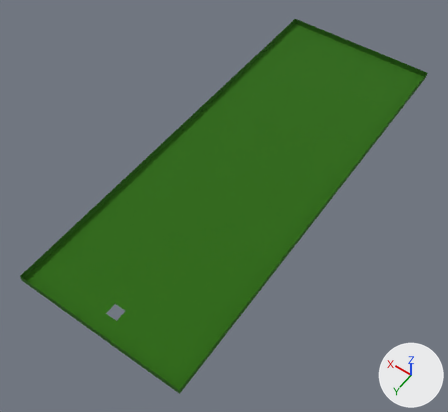
One commit to the Blender file assets/blend_files/basic_level_1.blend: the scene before it, then after it.
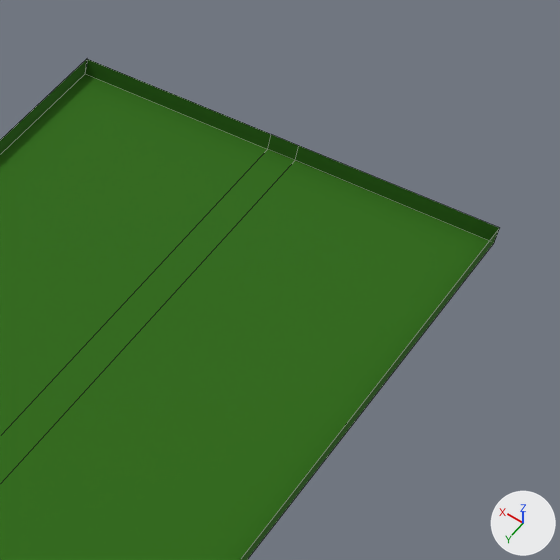
The first picture shows the older version from a camera (50 mm lens) standing at (-65.3, 105.1, 138.5) and looking at (1.2, 11.9, -8.0). The close-ups show both versions on the part from 60% to 100% of the width and 0% to 44% of the height of that picture; other places that the commit changed are outside them. The axes (+X, +Y, +Z) are drawn at lower right. The lights are the same throughout. The close-ups show mesh edges as thin lines.

The scene before the commit, as lines of its bpy script (objects in view):
```python
me_green = bpy.data.meshes.new('green')
me_green.from_pydata(...)  # 30 vertices, 20 faces; spans x -1.0..1.0, y -1.0..1.0, z 0.0..2.1
me_green.materials.append(mat_material_003)  # dark green #296800
ob_plane = bpy.data.objects.new('Plane', me_green)
ob_plane.location = (0.0, 0.0, 0.0)
ob_plane.scale = (25.8, 67.2, 1.0)
```
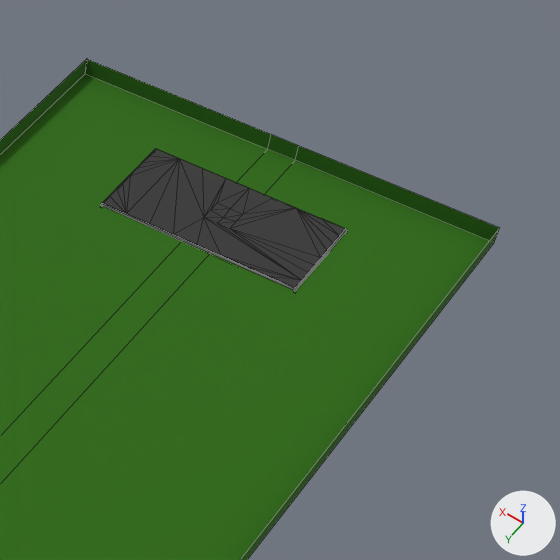
Diff of the bpy script that builds the scene:
```diff
--- a/assets/blend_files/basic_level_1.blend.py
+++ b/assets/blend_files/basic_level_1.blend.py
@@ mat_material_002 @@
+mat_material_002 = principled_material('Material.002')
+mat_material_002.base_color = (0.0464, 0.0464, 0.0464)  # black #3d3d3d
+mat_material_002.roughness = 0.664
+mat_material_002.specular_ior_level = 0.136
@@ me_start @@
+me_start.from_pydata(...)  # 164 vertices, 134 faces; spans x -1.0..1.0, y -1.0..1.0, z -1.0..1.0
+me_start.materials.append(mat_material_002)  # black #3d3d3d
@@ ob_start @@
+ob_start = bpy.data.objects.new('start', me_start)
+ob_start.location = (0.0, -53.8, 0.0)
+ob_start.scale = (12.0, 5.96, 0.319)
```

Changed parts and their boxes [x1, y1, x2, y2] in the close-ups (560 x 560 px):
'start', added (black)
    after: [100, 149, 347, 291]
